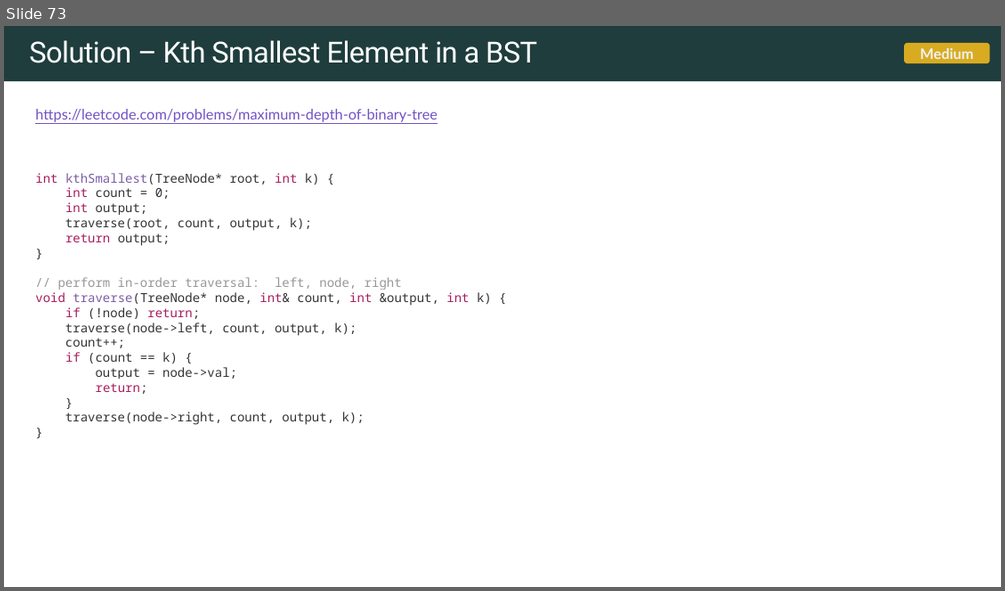
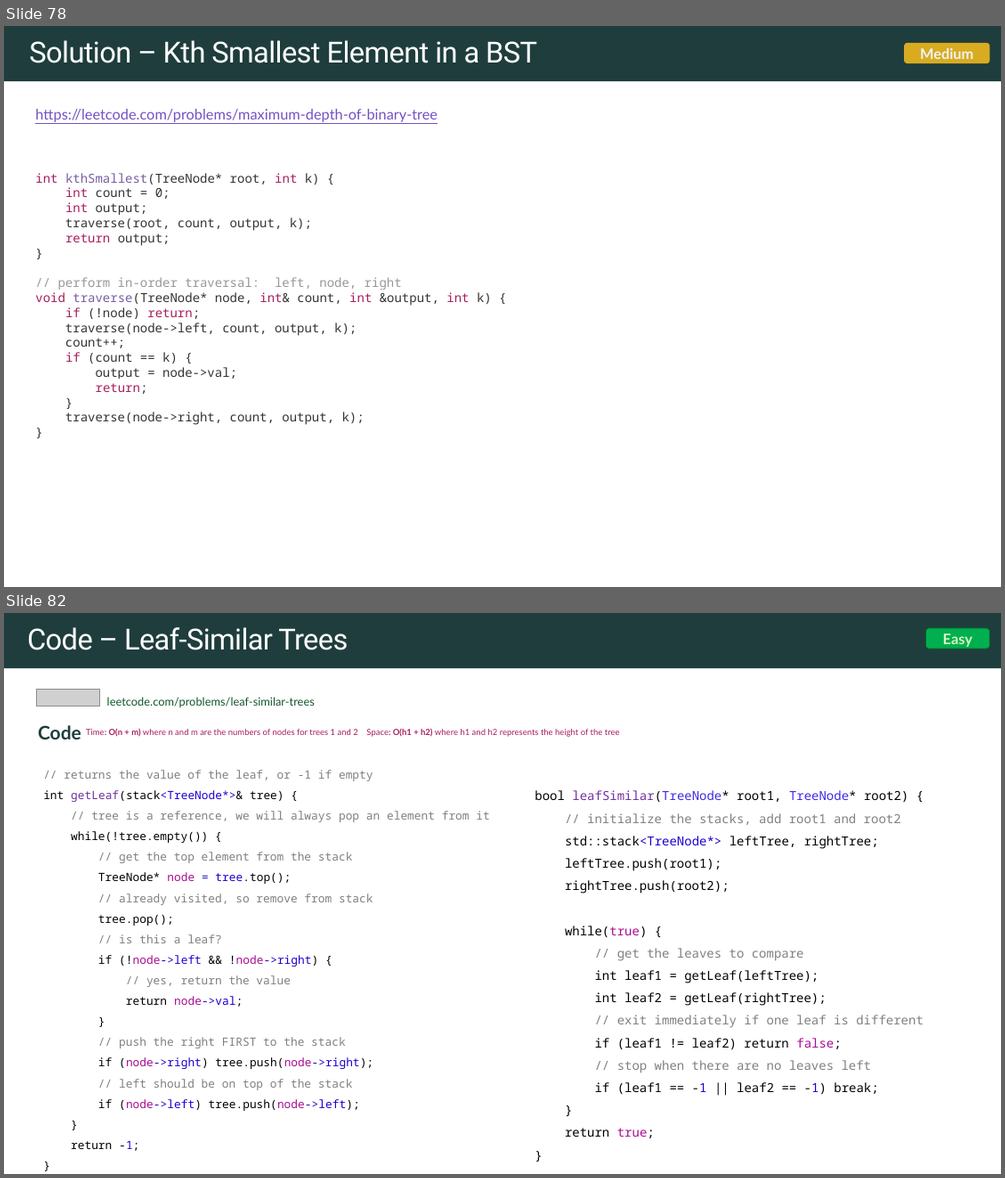
Before and after one commit to rfdavid/coding-interview-handbook-cpp, a slide deck: Algorithm and problem Solving Cheatsheet.pptm. Shown one above the other, each under a label of ours: slide 73 before the commit, slides 78 and 82 after it; the slides between them are not shown. The pictures are 1005x591 and 1005x1178 pixels, drawn with LibreOffice and Linux fonts; fonts in the diff are those of the drawing; grey boxes stand for pictures. Boxes give left, top, right and bottom in pixels: in the first picture for what was removed or moved away, otherwise in the second. Text is boxed around its words. In the diff, an @@ line names an element or a change of style, - is before the commit and + after.

Commit message:
added binary tree DFS and two pointers

```diff
--- a/Algorithm and problem Solving Cheatsheet.pptm
+++ b/Algorithm and problem Solving Cheatsheet.pptm
@@ slide 82 added at box(4, 613, 1001, 1174), background #FFFFFF; not listed: 1 template element that a slide beside it also shows @@
@@ title added at box(27, 627, 348, 650), 28 pt, text #FFFFFF @@
+Code – Leaf-Similar Trees
@@ rounded rectangle added at box(925, 628, 989, 649), fill #00B050, outline #0F5829 1 pt, 14 pt, text #D5F7BE, bold @@
+Easy
@@ picture added at box(36, 690, 100, 706) @@
@@ text added at box(107, 697, 315, 707), 11 pt, text #0F5829 @@
+leetcode.com/problems/leaf-similar-trees
@@ text added at box(38, 725, 620, 739), 14 pt, text #A71D5D @@
+Code Time: O(n + m) where n and m are the numbers of nodes for trees 1 and 2 Space: O(h1 + h2) where h1 and h2 represents the height of the tree
@@ text added at box(43, 770, 489, 1151), 11 pt, text #808080 @@
+// returns the value of the leaf, or -1 if empty
+int getLeaf(stack<TreeNode*>& tree) {
+// tree is a reference, we will always pop an element from it
+while(!tree.empty()) {
+// get the top element from the stack
+TreeNode* node = tree.top();
+// already visited, so remove from stack
+tree.pop();
+// is this a leaf?
+if (!node->left && !node->right) {
+// yes, return the value
+return node->val;
+}
+// push the right FIRST to the stack
+if (node->right) tree.push(node->right);
+// left should be on top of the stack
+if (node->left) tree.push(node->left);
+}
+return -1;
+}
@@ text added at box(534, 790, 923, 1138), 12 pt, text #000000 @@
+bool leafSimilar(TreeNode* root1, TreeNode* root2) {
+// initialize the stacks, add root1 and root2
+std::stack<TreeNode*> leftTree, rightTree;
+leftTree.push(root1);
+rightTree.push(root2);
+while(true) {
+// get the leaves to compare
+int leaf1 = getLeaf(leftTree);
+int leaf2 = getLeaf(rightTree);
+// exit immediately if one leaf is different
+if (leaf1 != leaf2) return false;
+// stop when there are no leaves left
+if (leaf1 == -1 || leaf2 == -1) break;
+}
+return true;
+}
@@ what was slide 73 is now slide 78 @@
```
Also in this commit, not shown: 4 slides changed, 11 other slides added, 15 other files.
